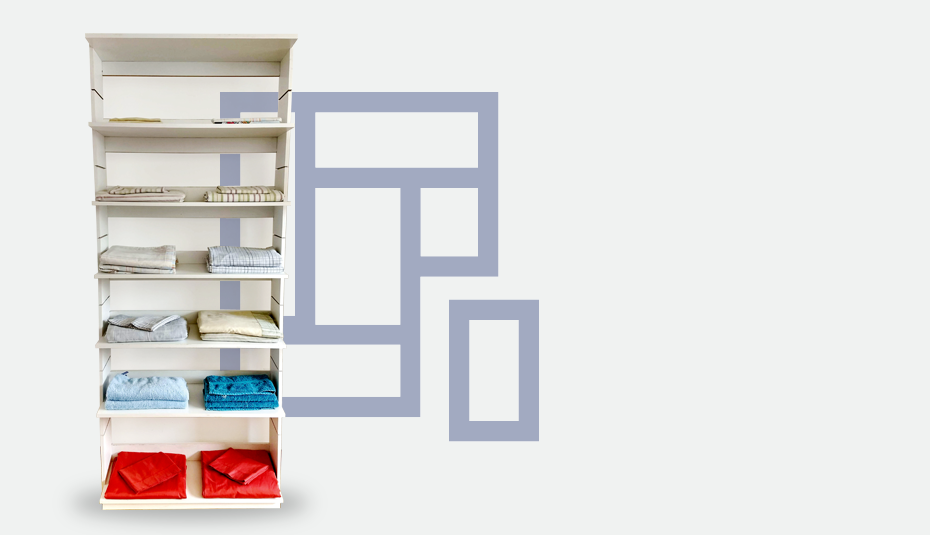
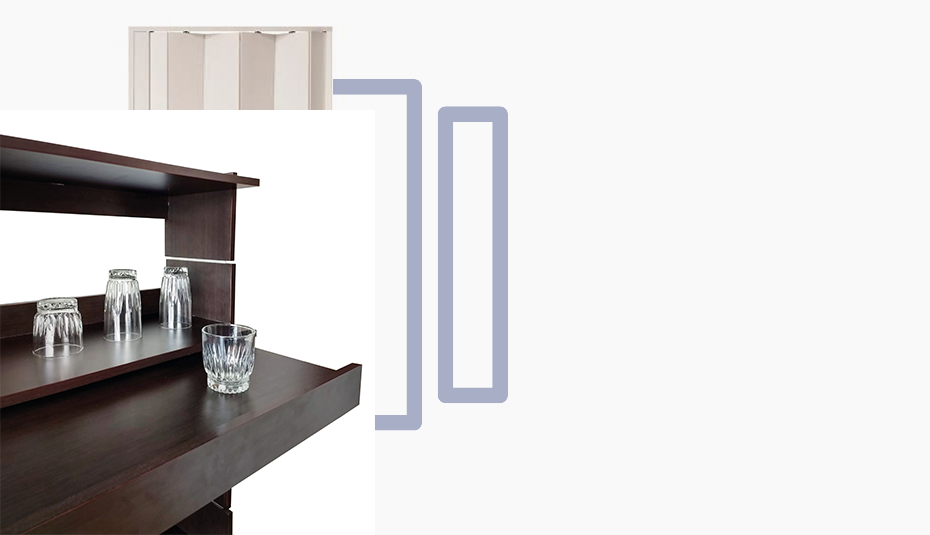
The second 930px x 535px image is a revision of the first. Changes to its layers:
added layer "Diseño 7" above "Multi" over [0, 110, 375, 535]
moved "Elipse 1" into group "Modular" over [49, 461, 331, 535]
moved "Capa 3 copia" into group "Modular" over [220, 92, 279, 371]
moved "Capa 2" into group "Modular" over [85, 33, 298, 510]
moved "Capa 3" into group "Modular" over [220, 92, 539, 442]
added layer "door" (multiply) above "Rectángulo 1" over [0, 10, 477, 535]
added layer "Rectángulo 1" above "Capa 7" over [102, 16, 333, 526]
added layer "Capa 7" (45%) above "Capa 4" over [172, 79, 508, 431]
painted on "Capa 4" over [0, 0, 930, 535]
